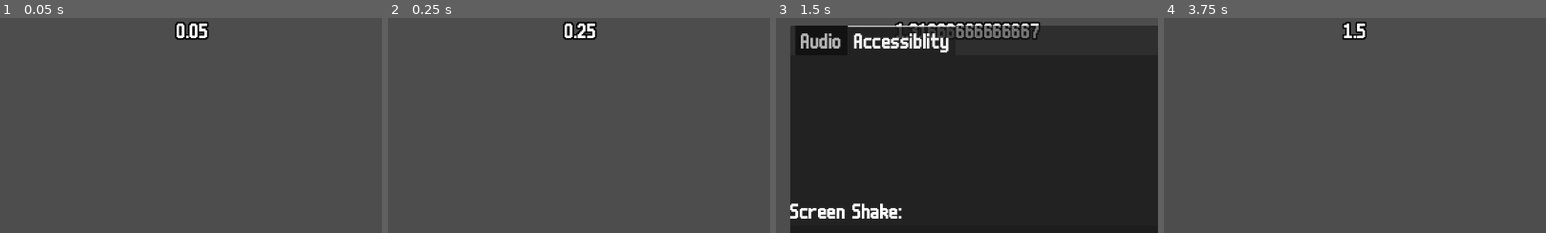
Above: before the commit, frames 1-4 (left to right).
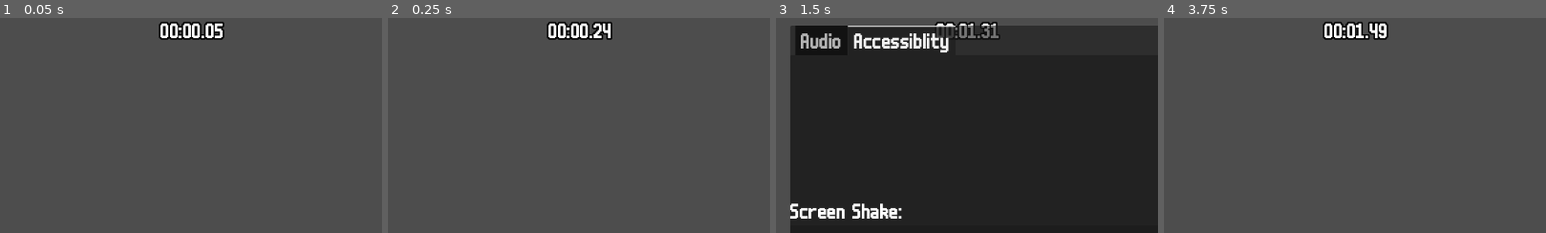
Above: after the commit, the same moments.

Repository: DinoStarBros/TimeTravelBananaJameGam
Game: Godot game, scene res://Screens/Arena/arena.tscn
Same seed, same stepped clock (60 frames per second), same inputs: the game is played once before the commit and once after it. The engine's default icon, where the game draws it, is replaced by a stand-in: a white triangle on a blue panel in a dark square.
Inputs (mouse positions are % of the whole screen's width and height, from its top left):
- Up to frame 1 (0.05 s): no input
- Up to frame 2 (0.25 s): no input
- Up to frame 3 (1.5 s): move the mouse to (72, 45) at 0.52 s; hold D (right) 0.53-1.25 s; tap R (r) at 0.6 s; tap Space (jump) at 0.77 s; click (96, 9) at 1.25 s
- Up to frame 4 (3.75 s): click "On" at 2 s; click "Off" at 2.75 s; click "Resume" at 3.5 s
The pictures show only the part of the screen within x 25-75%, y 0-50%; the shares and areas given below are measured in that part.

The runs differ from the first frame. In frame 1, 1.2% of the frame differs, in the area x 41-59%, y 1-11%; in frame 2, 1.2%; in frame 3, 1.5%, in the area x 31-70%, y 1-10%; in frame 4, 1.1%.

Commit message:
spawn time progression

Diff:
--- a/Screens/Arena/arena.gd
+++ b/Screens/Arena/arena.gd
@@ -8,8 +8,9 @@
 
 var cam_desire_pos : Vector2
 var screen_half : Vector2
-var enemy_spawn_cooldown : float = 2
 var enemy_spawn_amount : int = 1
+
+const base_enemy_spawn_cooldown : float = 4.0
 
 func _ready() -> void:
 	screen_half = get_viewport_rect().size / 2
@@ -25,4 +26,18 @@
 func spawn_enemy() -> void:
 	path_follow_2d.progress_ratio = randf()
 	enemy_spawner.spawn_enemy()
-	spawn_timer.start(1)
+	spawn_timer.start(
+		get_enemy_spawn_time(Global.time_passed)
+	)
+
+func get_enemy_spawn_time(time_passed: float) -> float:
+	return base_enemy_spawn_cooldown * (
+		Scalings.linear_scaling(
+		get_current_minute(time_passed),
+		0.4,
+		false
+		)
+	)
+
+func get_current_minute(time_passed: float) -> int:
+	return int(time_passed / 60)
--- a/Screens/Arena/ui.gd
+++ b/Screens/Arena/ui.gd
@@ -8,4 +8,10 @@
 
 func _physics_process(delta: float) -> void:
 	Global.time_passed += delta
-	time_p_txt.text = str(Global.time_passed)
+	time_p_txt.text = str(get_clean_time(Global.time_passed))
+
+func get_clean_time(time_passed: float) -> String:
+	var minutes = int(time_passed / 60)
+	var seconds = int(time_passed) % 60
+	var centiseconds = int(fmod(time_passed, 1) * 100)
+	return "%02d:%02d.%02d" % [minutes, seconds, centiseconds]
--- /dev/null
+++ b/Scripts/scaling_functions.gd
@@ -0,0 +1,56 @@
+## Just a place to store all the scaling functions that'll be used
+## for stuff like stats
+class_name Scalings
+extends RefCounted
+
+## Linear scaling function, just multiply it with a value you want scaled
+## with a value and strength
+static func linear_scaling(
+	level : float,
+	scaling_strength: float,
+	increase_or_decrease: bool = true
+	) -> float:
+
+	if increase_or_decrease:
+		return (1 + (level * scaling_strength) / (10))
+	else:
+		return (1 - (level * scaling_strength) / (10))
+
+## Exponential scaling function, just multiply it with a value you want scaled
+## with a value and strength
+static func exp_scaling(
+	level : float,
+	scaling_strength: float,
+	increase_or_decrease: bool = true
+	) -> float:
+
+	if increase_or_decrease:
+		return exp(level * scaling_strength)
+	else:
+		return exp(-level * scaling_strength * 0.1)
+
+## Logarithmic scaling function, just multiply it with a value you want scaled
+## with a value and strength
+static func log_scaling(
+	level : float,
+	scaling_strength: float,
+	increase_or_decrease: bool = true
+	) -> float:
+
+	if increase_or_decrease:
+		return 1.0 + (scaling_strength * log(1.0 + level))
+	else:
+		return max(0.1, 1.0 - (scaling_strength * log(1.0 + level) * 0.1))
+
+## Quadratic scaling function, just multiply it with a value you want scaled
+## with a value and strength
+static func quad_scaling(
+	level : float,
+	scaling_strength: float,
+	increase_or_decrease: bool = true
+	) -> float:
+
+	if increase_or_decrease:
+		return 1.0 + (scaling_strength * pow(level, 2))
+	else:
+		return max(0.1, 1.0 - (scaling_strength * pow(level, 2) * 0.01))
Not shown, added: Scripts/scaling_functions.gd.uid
